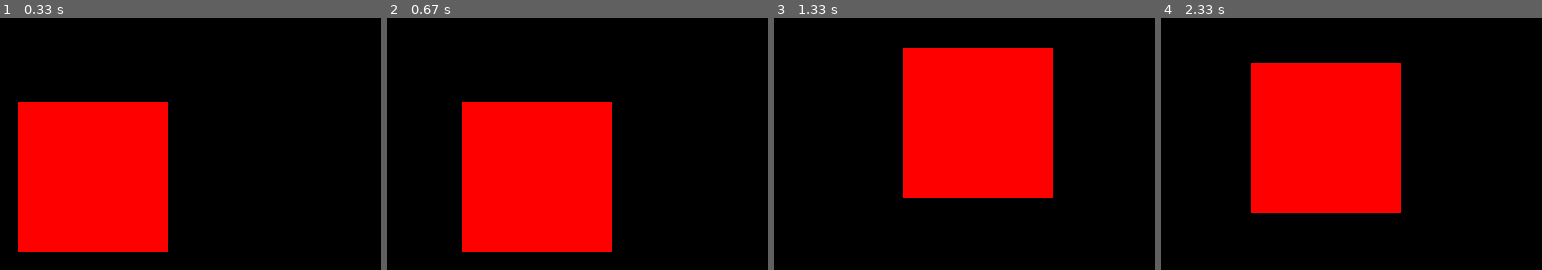
Above: before the commit, frames 1-4 (left to right).
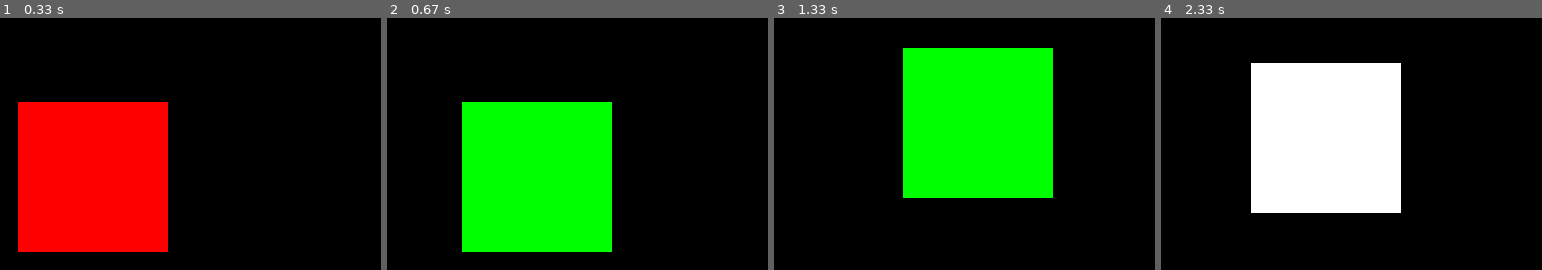
Above: after the commit, the same moments.

Repository: alderaan/Pygame-Space-Invaders
Game: pygame game, started from main.py
The game is run twice, just before and just after one commit, with the same random seed, the same clock (stepped at 60 frames per second) and the same inputs.
Inputs:
- Up to frame 1 (0.33 s): no input
- Up to frame 2 (0.67 s): hold D from 0.33 s (still down)
- Up to frame 3 (1.33 s): release D at 0.8 s; hold W 0.83-1.13 s; hold D from 1.17 s (still down)
- Up to frame 4 (2.33 s): release D at 1.63 s; hold A 1.67-2.2 s; hold S from 2.23 s (still down)

Frame 1 is identical in both runs. In frame 2, 23% of the frame differs, in the area x 19-60%, y 33-93%; in frame 3, 23%; in frame 4, 23%.

Commit message:
changing colors

Diff:
--- a/main.py
+++ b/main.py
@@ -9,22 +9,33 @@
 
 player = pygame.Rect((350, 250, 50, 50))
 
+color_1 = (255, 0, 0)
+color_2 = (0, 255, 0)
+color_3 = (0, 0, 255)
+color_4 = (255, 255, 255)
+
+player_color = color_1
+
 run = True
 while run:
 
     screen.fill((0, 0, 0))
 
-    pygame.draw.rect(screen, (255, 0, 0), player)
+    pygame.draw.rect(screen, player_color, player)
 
     key = pygame.key.get_pressed()
     if key[pygame.K_a]:
         player.move_ip(-1, 0)
+        player_color = color_1
     elif key[pygame.K_d]:
         player.move_ip(1, 0)
+        player_color = color_2
     elif key[pygame.K_w]:
         player.move_ip(0, -1)
+        player_color = color_3
     elif key[pygame.K_s]:
         player.move_ip(0, 1)
+        player_color = color_4
 
     for event in pygame.event.get():
         if event.type == pygame.QUIT:
